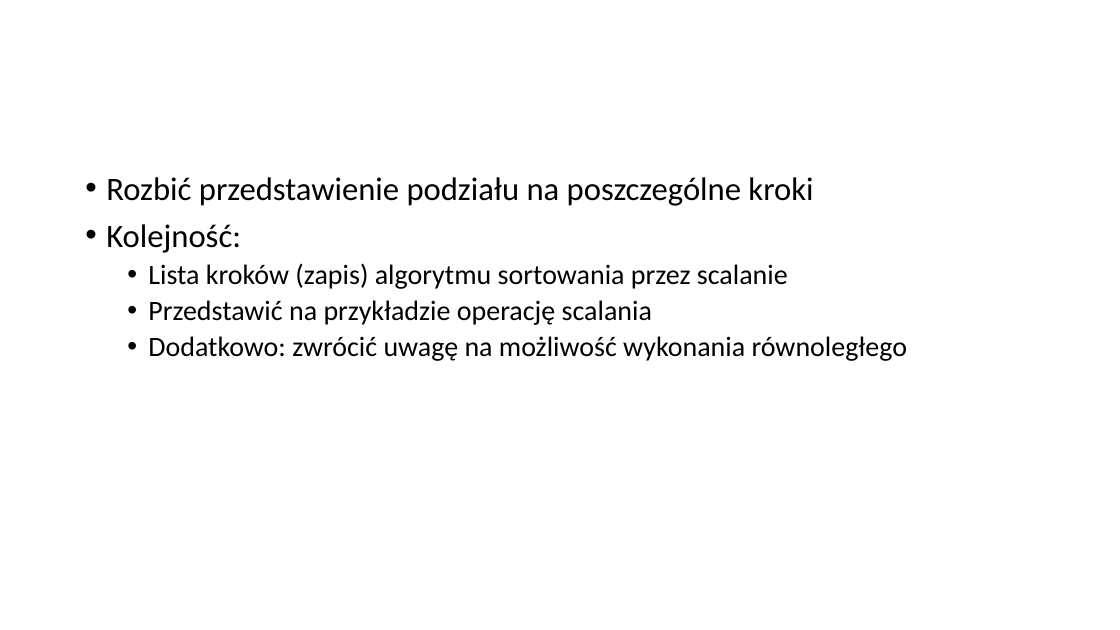
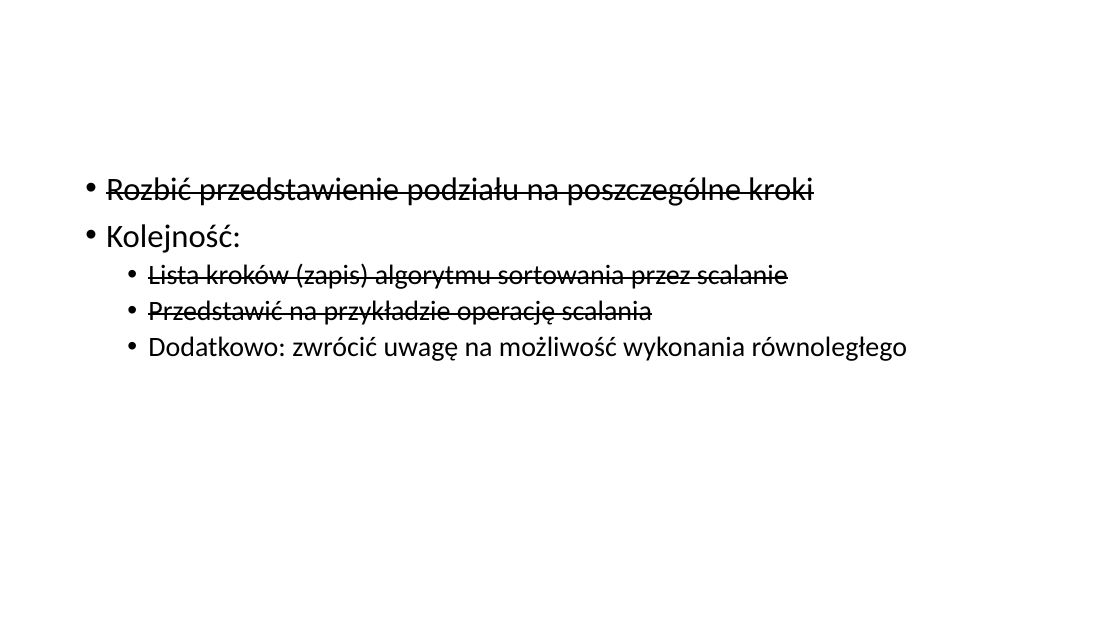
Before and after one commit to blackbat13/CS-HTiEW, a slide deck: slide 91 of Wprowadzenie do rekurencji 2/I. Wprowadzenie do rekurencji 2/Sortowanie przez scalanie.pptx (slide 6 before the commit). Drawn at 1120x630 pixels with LibreOffice and Linux fonts; fonts in the diff are those of the drawing. Boxes give left, top, right and bottom in pixels: in the first picture for what was removed or moved away, otherwise in the second. Text is boxed around its words. In the diff, an @@ line names an element or a change of style, - is before the commit and + after.

Commit message:
Uzupełniono prezentację algorytmu sortowania przez scalanie

```diff
--- a/Wprowadzenie do rekurencji 2/I. Wprowadzenie do rekurencji 2/Sortowanie przez scalanie.pptx
+++ b/Wprowadzenie do rekurencji 2/I. Wprowadzenie do rekurencji 2/Sortowanie przez scalanie.pptx
@@ text at (106, 177, 813, 325): strikethrough on in "Rozbić przedstawienie podziału na poszczególne kroki", "Lista kroków (zapis) algorytmu sortowania przez scalanie", "Przedstawić na przykładzie operację scalania" @@
```
Also in this commit, not shown: 2 other slides changed, 85 slides added.
